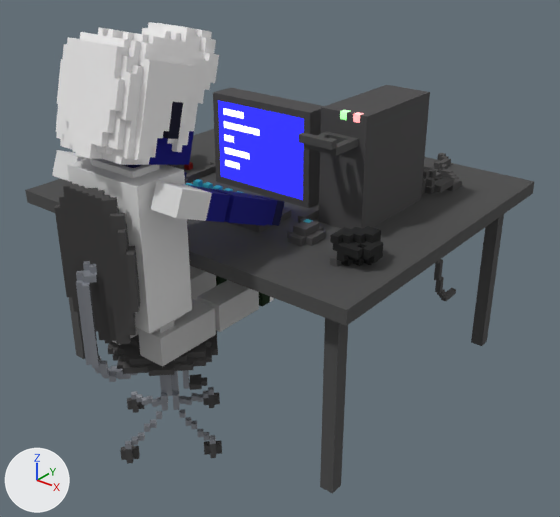
Renders of the glTF model Data/3DModels/CodingSetup/scene.gltf from each side of a commit.
Both versions are drawn from a 50 mm camera at (6.92, -8.51, 7.22) aimed at (0.2, -0.12, 2.01). The axes (+X, +Y, +Z) are drawn at lower left. The lights are the same throughout. Where no turn or scale is listed for an object, it has been applied to the vertices.
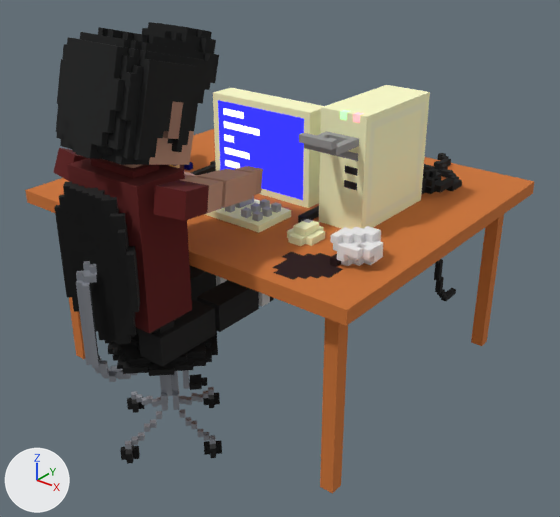
What differs and where, as boxes (x1, y1, x2, y2) in the pictures (560 x 517 px):
'Object_4', surface changed
    both: (25, 85, 534, 493)
'Characters-2005', surface changed (white to black)
    both: (56, 22, 219, 165)
'Object_4004', surface changed
    both: (55, 186, 222, 464)
'Characters-2', surface changed (grey to red)
    both: (67, 158, 192, 334)
'Characters-2002', surface changed, turned (grey to red)
    before: (151, 181, 285, 226)
    after: (154, 166, 263, 221)
'Characters-2003', surface changed (grey to black)
    both: (138, 280, 273, 367)
'Object_4003', surface changed
    both: (55, 181, 222, 451)
'Object_9002', surface changed (black to brown)
    both: (326, 318, 339, 491)
'Object_9', surface changed (black to grey)
    both: (299, 132, 359, 161)
'Characters-2004', surface changed (grey to black)
    both: (113, 266, 227, 345)
'Characters-2001', surface changed, turned
    before: (52, 150, 187, 181)
    after: (53, 148, 197, 181)
'Object_4005', surface changed
    both: (71, 183, 215, 459)

What changed in the scene script:
```text
Change mat_palette:
    where n4 = _N.new('ShaderNodeTexImage'); n4.name = 'Image Texture'
    n4.image: img_image_0 -> img_image_1
Change mat_palette_001:
    where n4 = _N.new('ShaderNodeTexImage'); n4.name = 'Image Texture'
    n4.image: img_image_1 -> img_image_0
Change ob_characters_2001:
    ob_characters_2001.rotation_euler: (1.571, 0.378, 1.571) -> (1.571, 0.378, 1.396)  # degrees (90, 22, 90) -> degrees (90, 22, 80)
Change ob_characters_2002:
    ob_characters_2002.rotation_euler: (1.571, -0.378, -1.571) -> (1.567, -0.188, -1.343)  # degrees (90, -22, -90) -> degrees (90, -11, -77)
```
